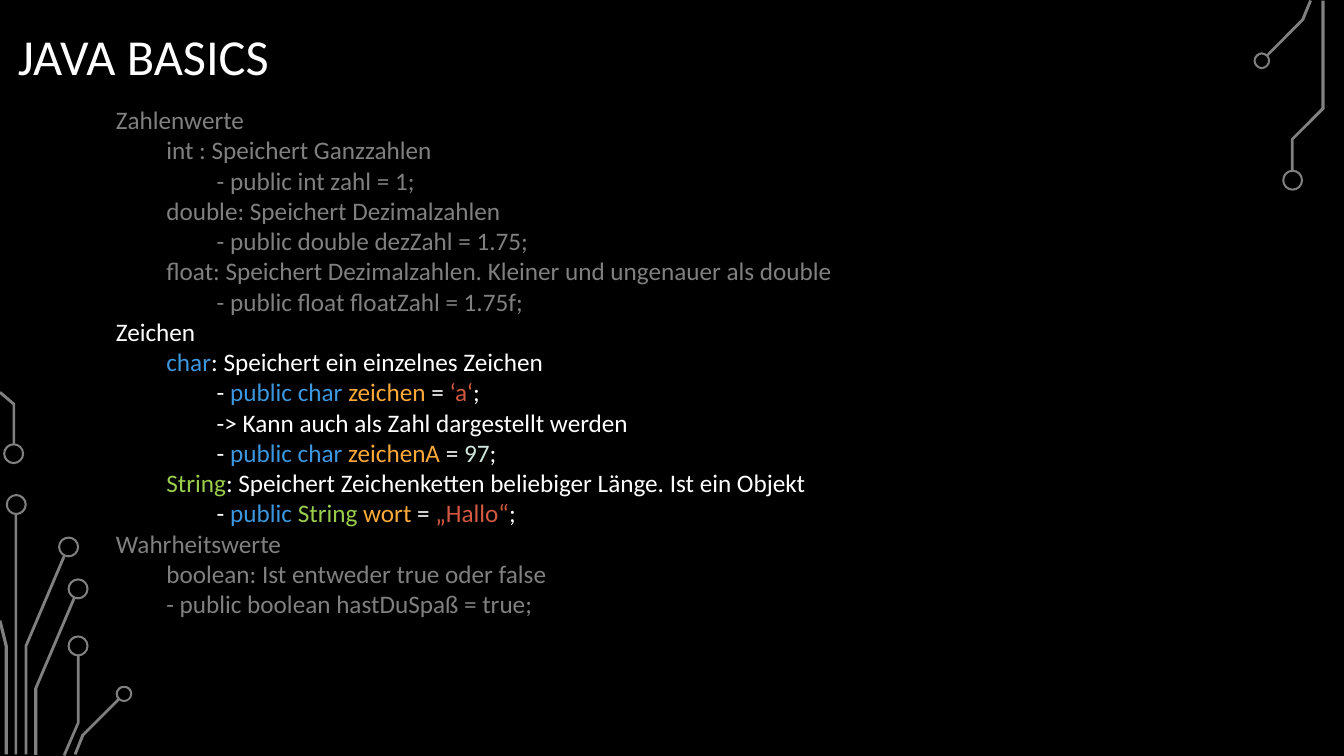
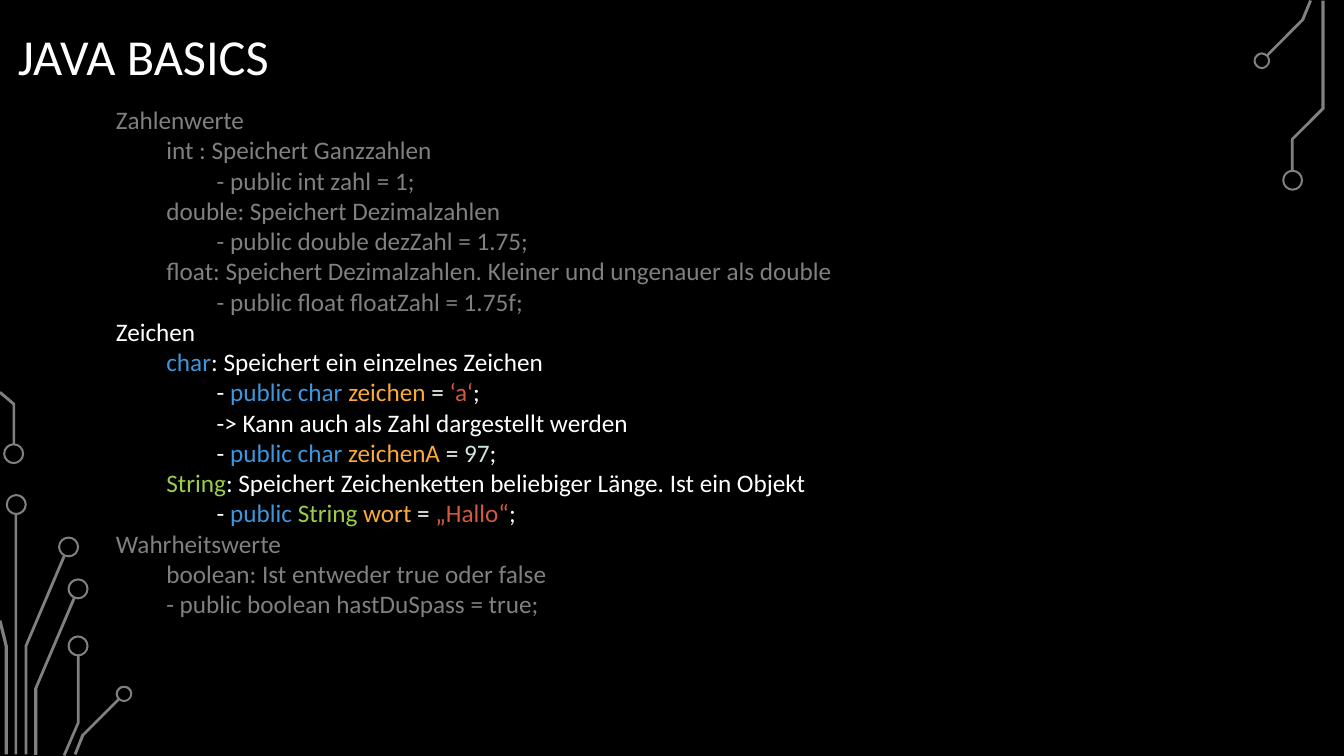
Before and after one commit to BelmontR/Java-Tutorial-Course, a slide deck: slide 14 of Java Grundkurs.pptx. Drawn at 1344x756 pixels with LibreOffice and Linux fonts; fonts in the diff are those of the drawing; background and template pictures are left out. Boxes give left, top, right and bottom in pixels: in the first picture for what was removed or moved away, otherwise in the second. Text is boxed around its words. In the diff, an @@ line names an element or a change of style, - is before the commit and + after.

```diff
--- a/Java Grundkurs.pptx
+++ b/Java Grundkurs.pptx
@@ text at [180,595,539,617]: text changed @@
-- public boolean hastDuSpaß = true;
+- public boolean hastDuSpass = true;
```
Also in this commit, not shown: 4 other slides changed, 15 slides added, 2 other files.
